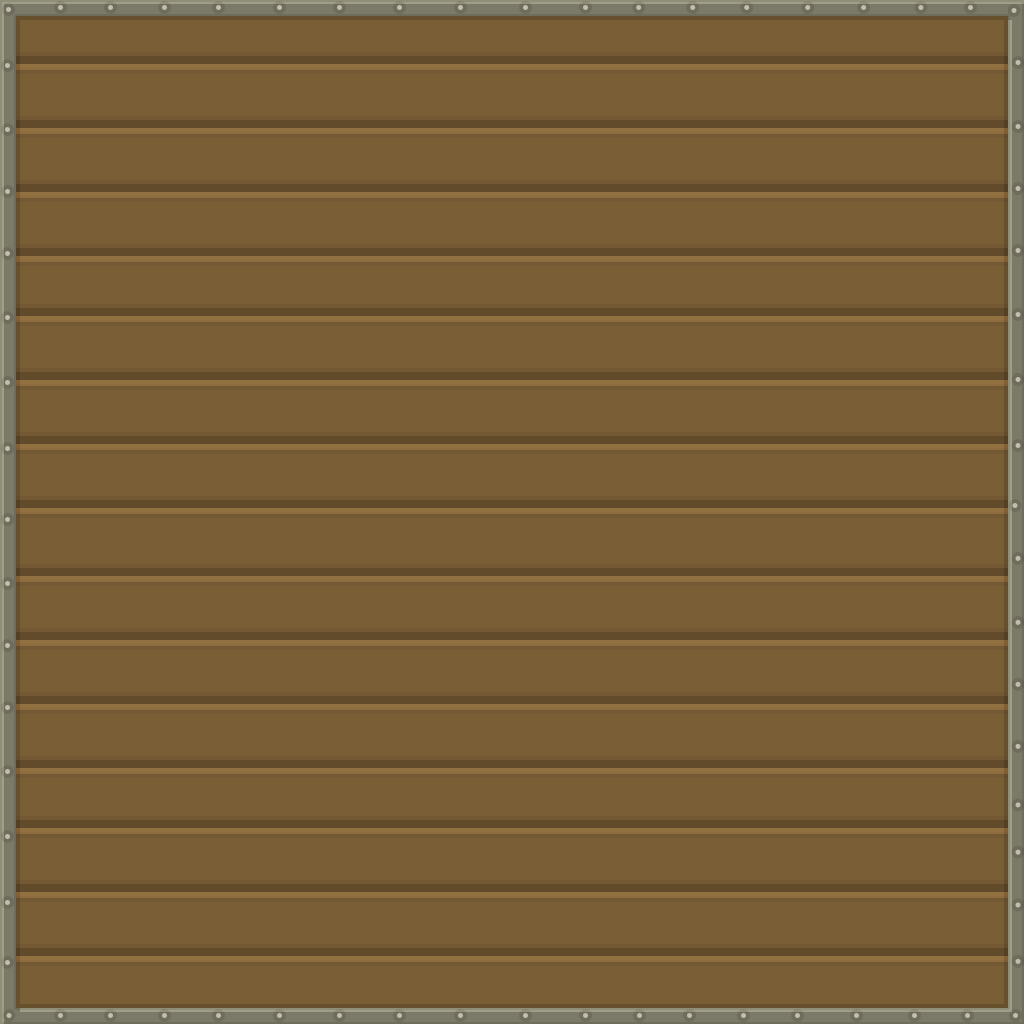
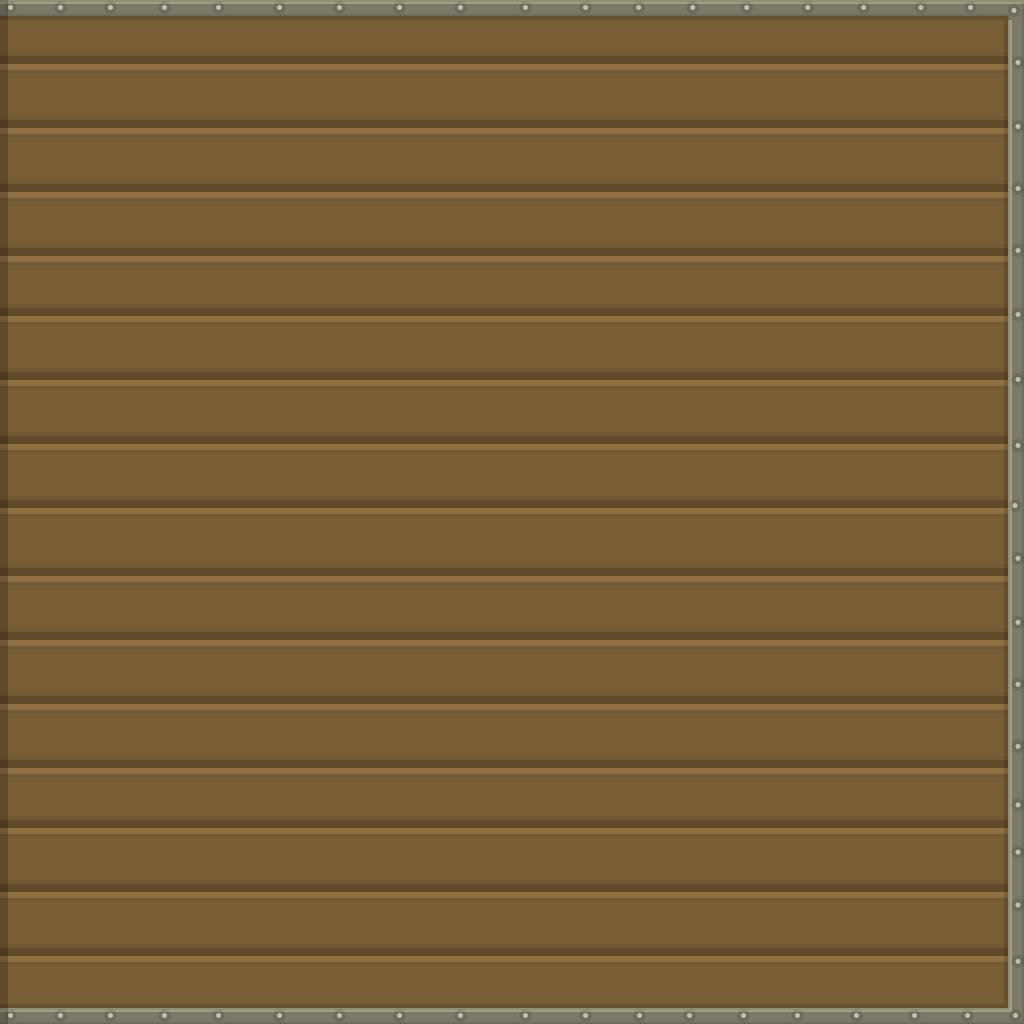
Comparing the layer stacks of the two 1024×1024 images. Changes:
added group "clipped" with 5 layers above "full" over [0,0,20,1024]
added layer "Rectangle 1" (20%) in group "clipped" over [0,0,8,1024]
added layer "Forme 21" (1st of 2, in "clipped") in group "clipped" over [8,5,20,1018]
added layer "Forme 339" (1st of 2, in "clipped") in group "clipped" over [0,0,20,1024]
added layer "Forme 10 copie 8" (1st of 2, in "clipped") (overlay, 20%) in group "clipped" over [0,56,20,962]
added layer "Forme 340" (1st of 2, in "clipped") in group "clipped" over [0,16,20,1008]
moved "Forme 21" (2nd of 2, in "full") into group "full" over [5,5,20,1018]
moved "Forme 339" (2nd of 2, in "full") into group "full" over [0,0,20,1024]
moved "Forme 10 copie 8" (2nd of 2, in "full") into group "full" over [12,56,20,962]
moved "Forme 340" (2nd of 2, in "full") into group "full" over [16,20,20,1004]
